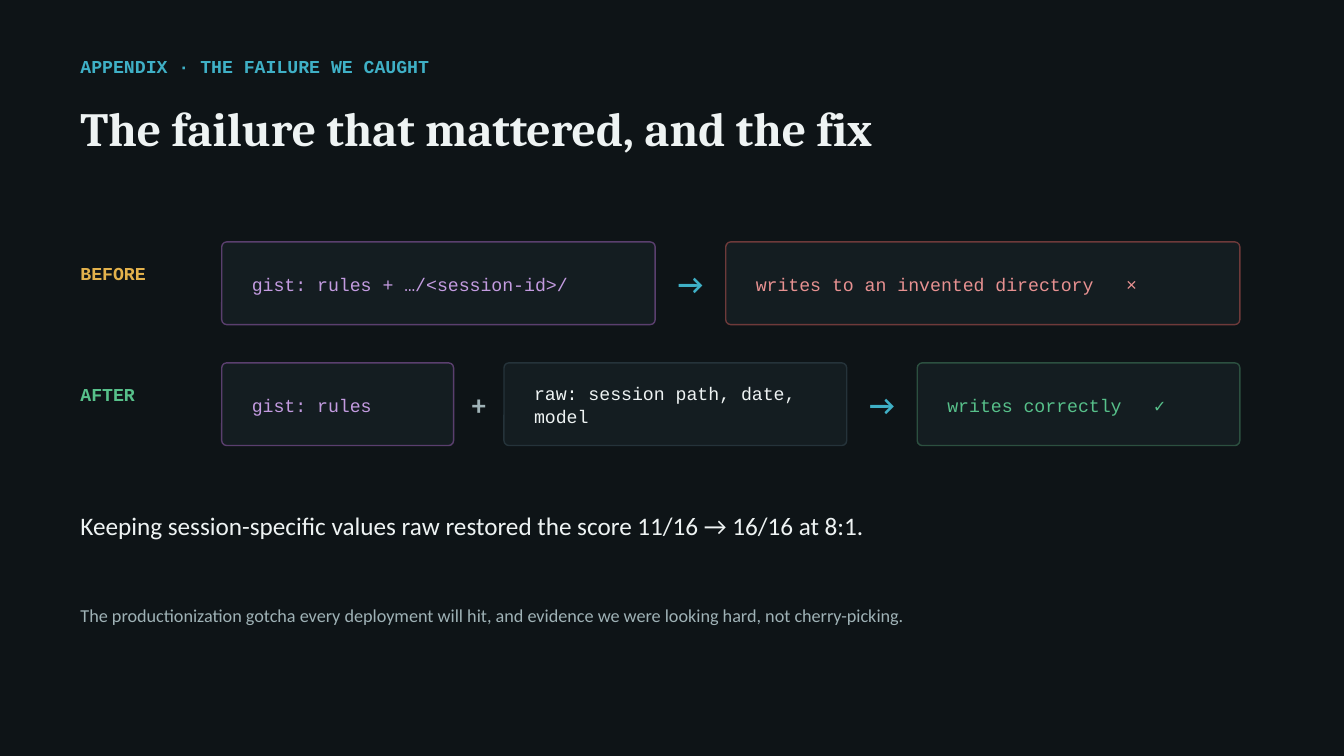
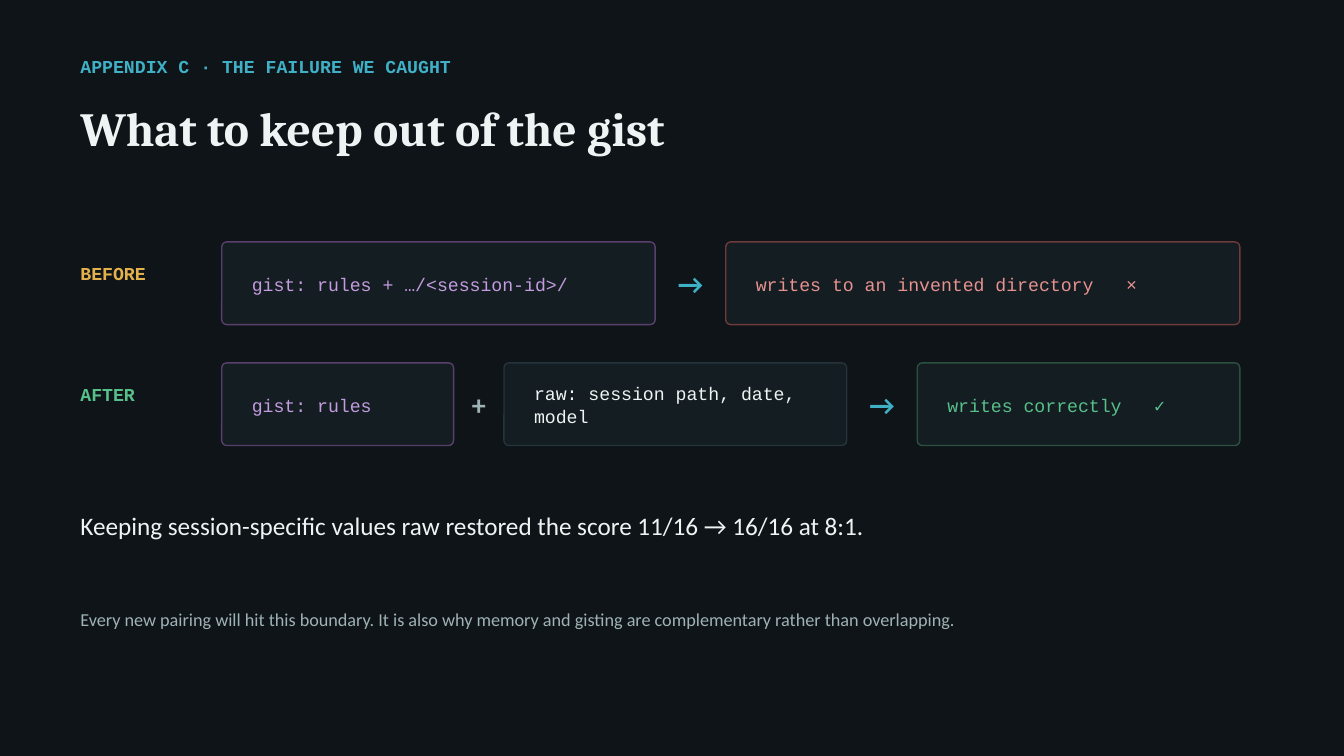
Before and after one commit to arunmenon/gisting-coding-agent, a slide deck: slide 15 of Gisting-CTO-deck.pptx (slide 14 before the commit). Drawn at 1344x756 pixels with LibreOffice and Linux fonts; fonts in the diff are those of the drawing. Boxes give left, top, right and bottom in pixels: in the first picture for what was removed or moved away, otherwise in the second. Text is boxed around its words. In the diff, an @@ line names an element or a change of style, - is before the commit and + after.

Commit message:
Deck: reframe gisting as a Lattice cost pillar
Four-lever cost equation (meta-harness, gisting, adaptive routing,
distillation), recipe with a per-pairing span study as step zero,
portable vs per-pairing split, Jetstream PDLC fit (inner loop, outer
loop, memory), ask for a second harness and model pairing. Run-level
corrections and the per-dollar table move to the appendix. HTML and
PowerPoint rebuilt in sync; white paper content unchanged.

```diff
--- a/Gisting-CTO-deck.pptx
+++ b/Gisting-CTO-deck.pptx
@@ text at (80,61,450,73): text changed @@
-APPENDIX · THE FAILURE WE CAUGHT
+APPENDIX C · THE FAILURE WE CAUGHT
@@ text at (80,112,664,156): text changed @@
-The failure that mattered, and the fix
+What to keep out of the gist
@@ text at (80,613,955,629): text changed @@
-The productionization gotcha every deployment will hit, and evidence we were looking hard, not cherry-picking.
+Every new pairing will hit this boundary. It is also why memory and gisting are complementary rather than overlapping.
```
Also in this commit, not shown: 6 other slides changed, 8 slides added, 7 slides removed, 4 other files.
